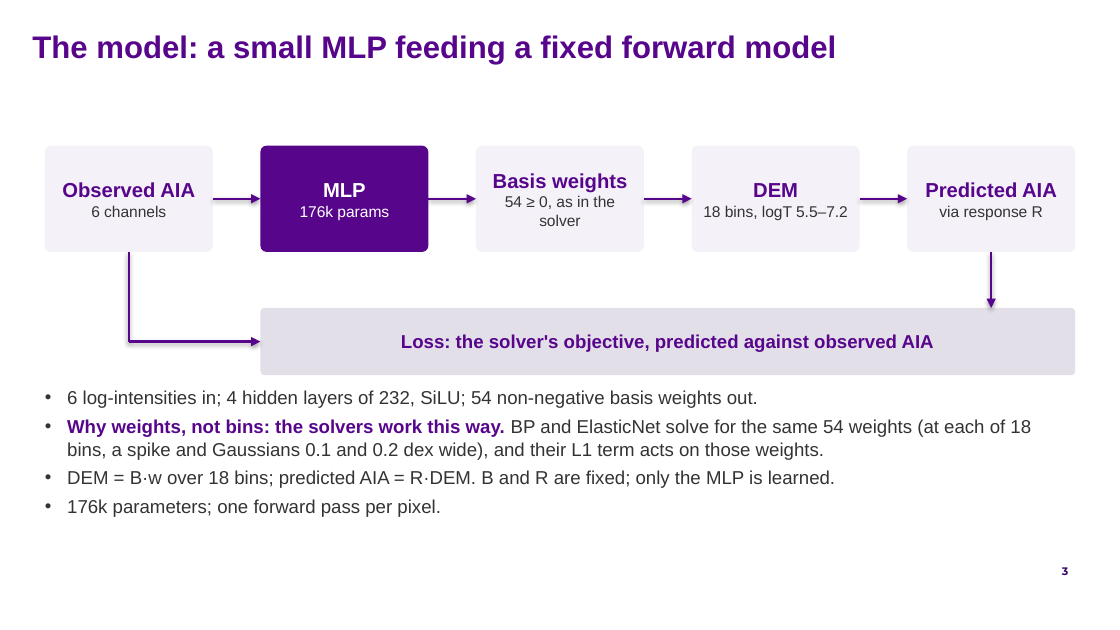
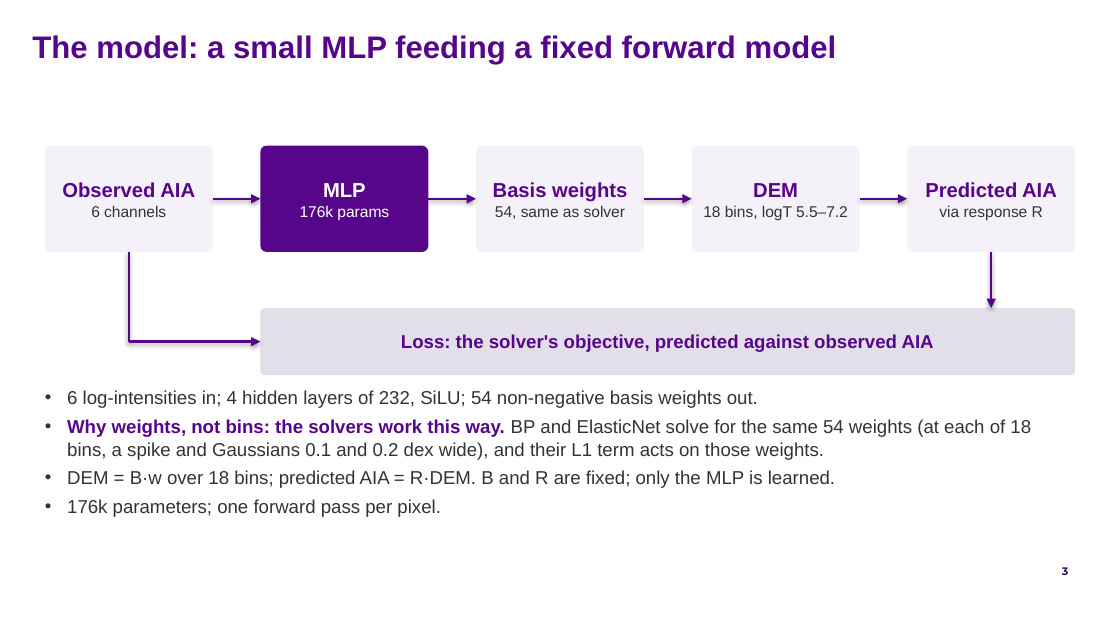
Before and after one commit to FruitPnchSamuraiG/solar-dem-inversion, a slide deck: slide 3 of slides/DEM_deck_v2.pptx. Drawn at 1120x630 pixels with LibreOffice and Linux fonts; fonts in the diff are those of the drawing; background and template pictures are left out. Boxes give left, top, right and bottom in pixels: in the first picture for what was removed or moved away, otherwise in the second. Text is boxed around its words. In the diff, an @@ line names an element or a change of style, - is before the commit and + after.

Commit message:
slides: fit the basis-weights label on one line

```diff
--- a/slides/DEM_deck_v2.pptx
+++ b/slides/DEM_deck_v2.pptx
@@ text in rounded rectangle at bbox=[495, 205, 625, 219]: text changed @@
-54 ≥ 0, as in the solver
+54, same as solver
```
Also in this commit, not shown: 2 other files.
